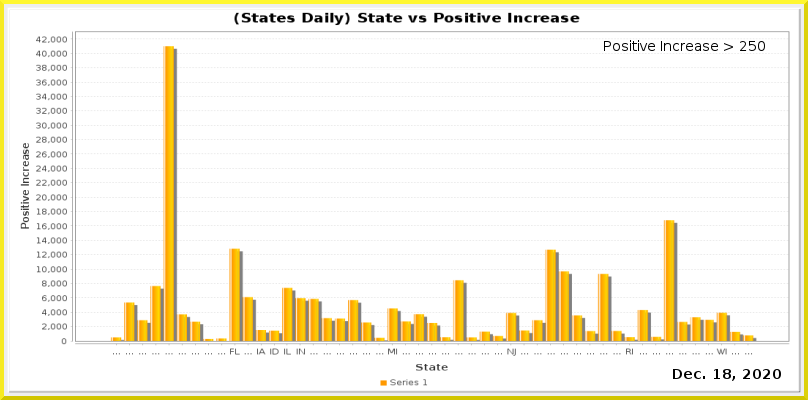
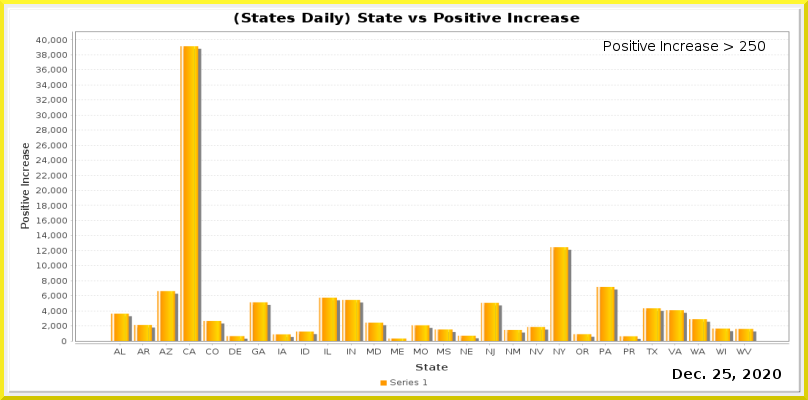
Layered file, before and after one edit (808x400). Changes by layer:
painted on "Current Date" over [713, 369, 731, 379]
painted on "Date_vs_TestIncrease.png" over [36, 36, 789, 356]
